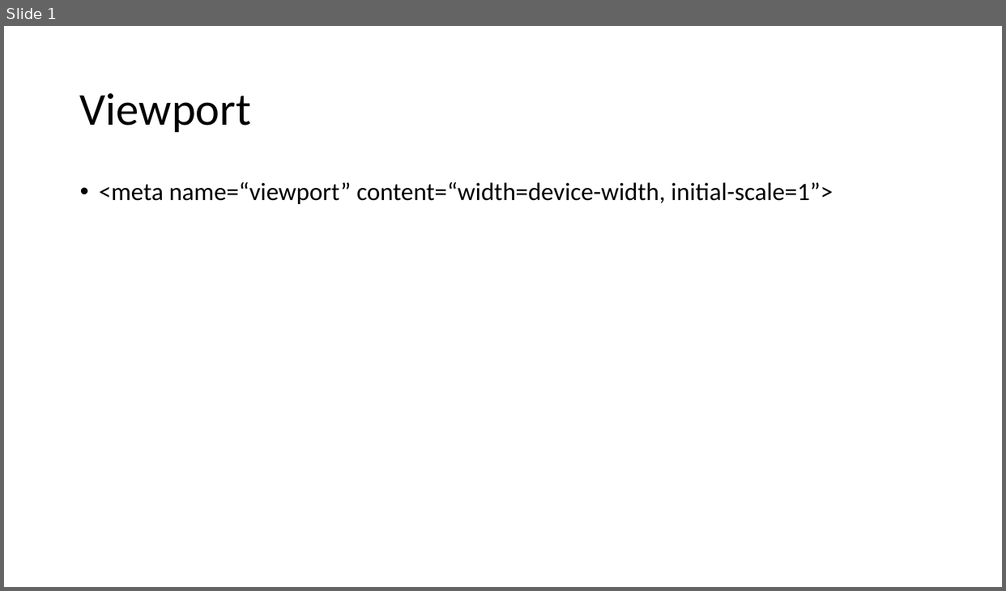
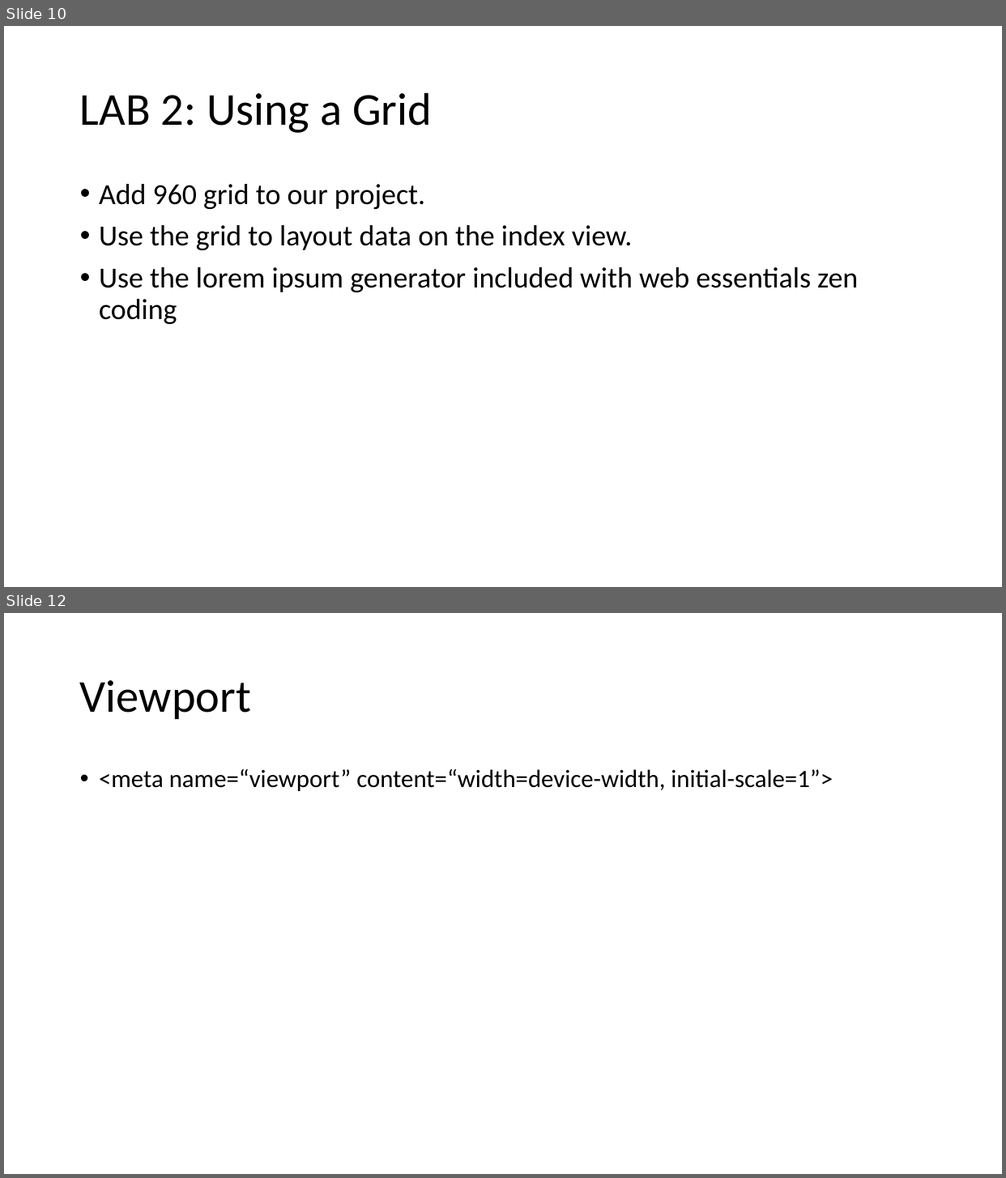
Before and after one commit to mlybrand/ResponsiveWebDesign, a slide deck: presentation/ResponsiveWebDesign.pptx. Shown one above the other, each under a label of ours: slide 1 before the commit, slides 10 and 12 after it; the slides between them are not shown. The pictures are 1006x591 and 1006x1178 pixels, drawn with LibreOffice and Linux fonts; fonts in the diff are those of the drawing. Boxes give left, top, right and bottom in pixels: in the first picture for what was removed or moved away, otherwise in the second. Text is boxed around its words. In the diff, an @@ line names an element or a change of style, - is before the commit and + after.

```diff
--- a/presentation/ResponsiveWebDesign.pptx
+++ b/presentation/ResponsiveWebDesign.pptx
@@ slide 10 added at bbox=[4, 26, 1002, 587], background #FFFFFF @@
@@ title added at bbox=[80, 92, 432, 133], 44 pt, text #000000 @@
+LAB 2: Using a Grid
@@ text added at bbox=[99, 184, 858, 324], 28 pt, text #000000 @@
+• Add 960 grid to our project.
+• Use the grid to layout data on the index view.
+• Use the lorem ipsum generator included with web essentials zen coding
@@ what was slide 1 is now slide 12 @@
```
Also in this commit, not shown: 1 slide changed, 9 other slides added.
